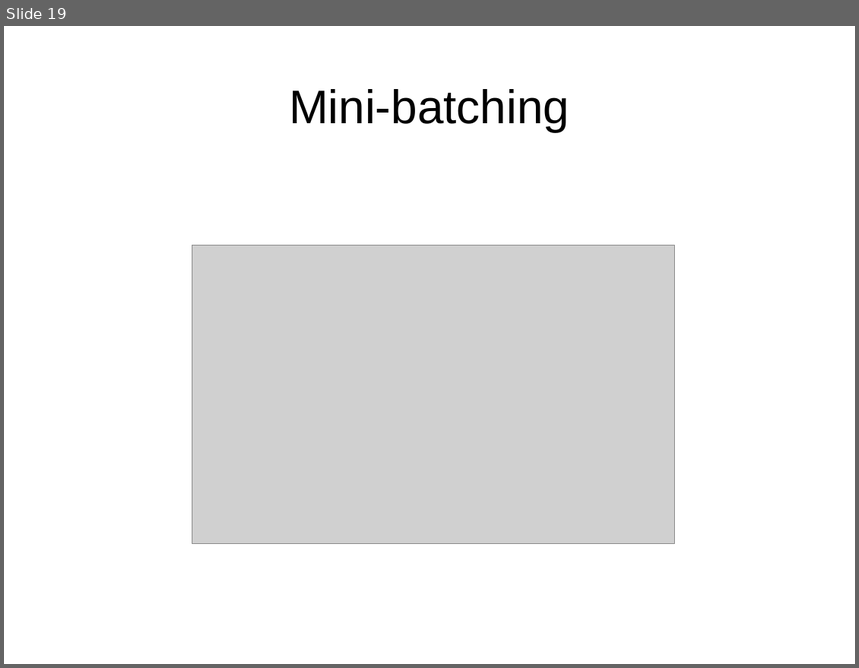
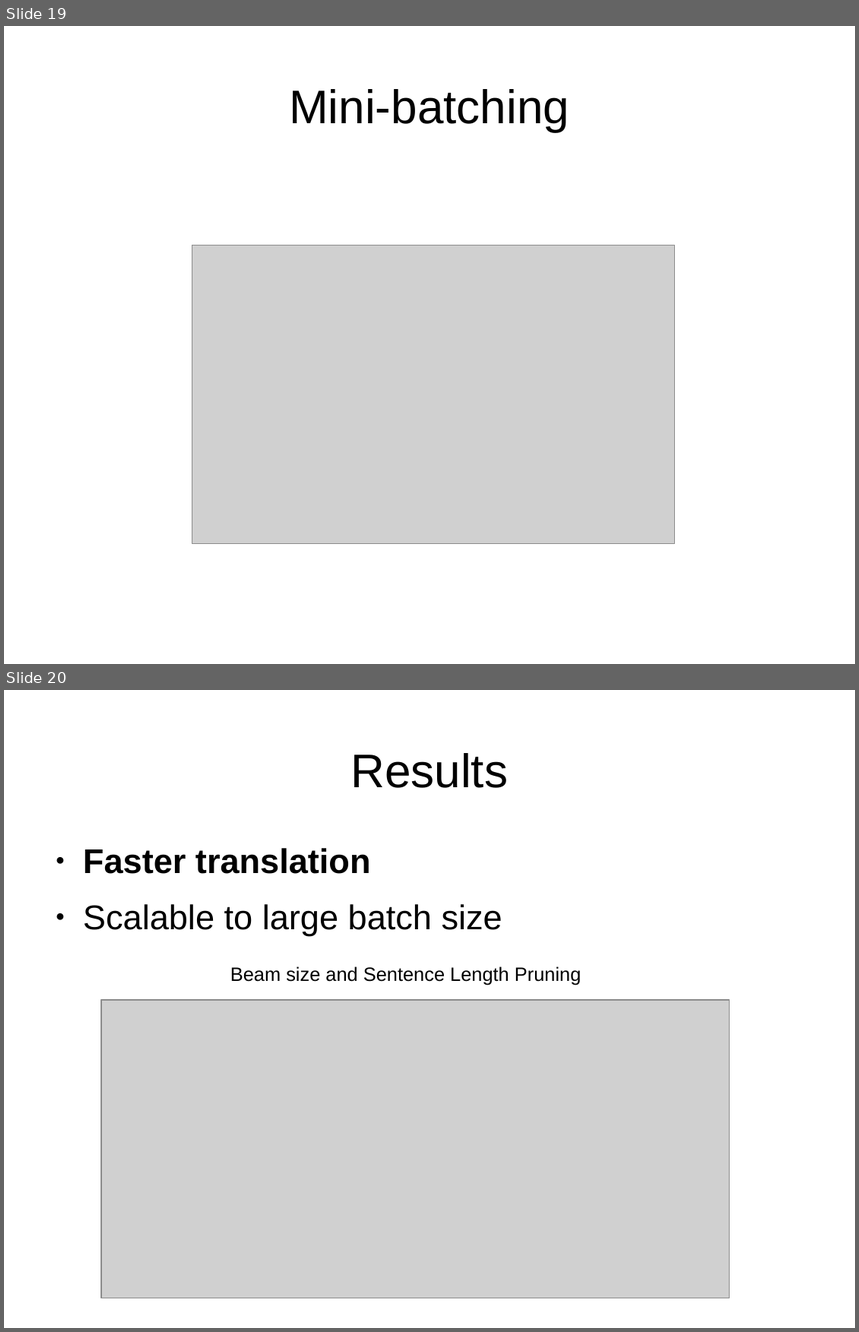
Before and after one commit to hieuhoang/papers, a slide deck: ms.2019/nmt.odp. Shown one above the other, each under a label of ours: slide 19 before the commit, slides 19 and 20 after it. The pictures are 859x668 and 859x1332 pixels, drawn with LibreOffice and Linux fonts; fonts in the diff are those of the drawing; grey boxes stand for pictures. Boxes give left, top, right and bottom in pixels: in the first picture for what was removed or moved away, otherwise in the second. Text is boxed around its words. In the diff, an @@ line names an element or a change of style, - is before the commit and + after.

```diff
--- a/ms.2019/nmt.odp
+++ b/ms.2019/nmt.odp
@@ slide 20 added at (4, 690, 855, 1328), background #FFFFFF @@
@@ title added at (351, 753, 508, 788), 44 pt, text #000000 @@
+Results
@@ text added at (83, 848, 503, 936), 32 pt, text #000000 @@
+● Faster translation
+● Scalable to large batch size
@@ text added at (230, 967, 581, 986), 18 pt, text #000000 @@
+Beam size and Sentence Length Pruning
@@ picture added at (101, 1001, 730, 1299) @@
```
Also in this commit, not shown: 1 slide changed, 6 other slides added, 1 slide removed, 2 other files.
